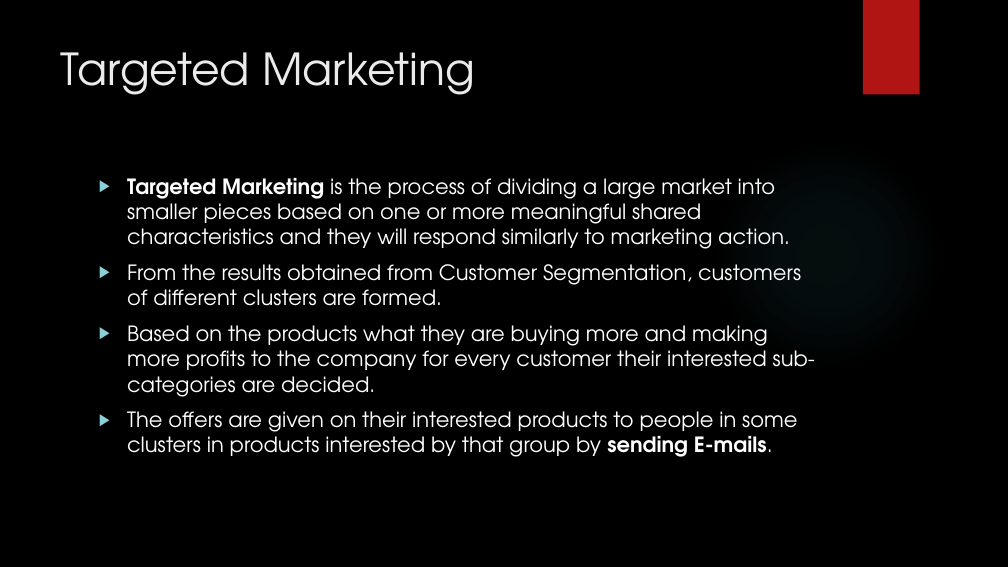
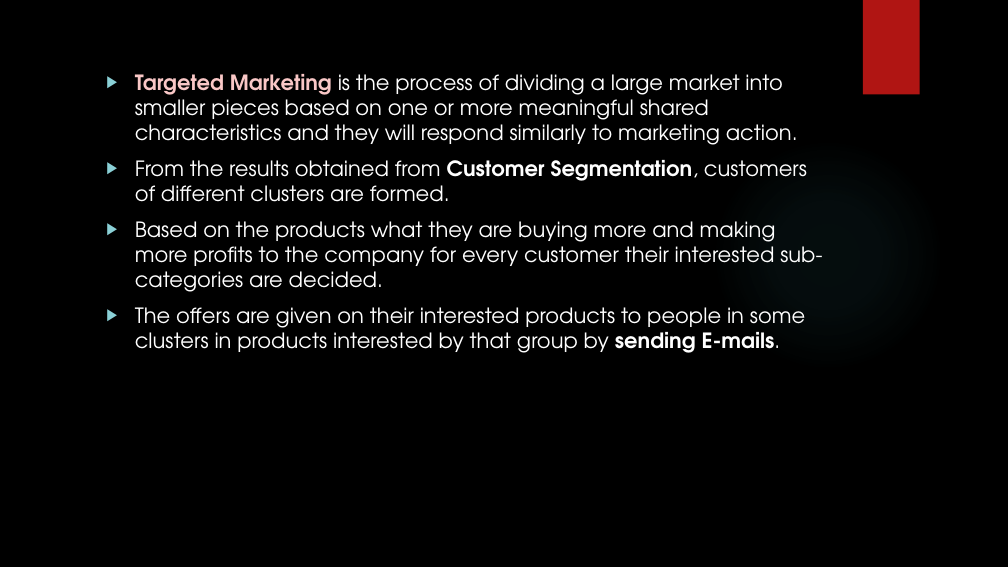
Before and after one commit to madhuhasa/digital-alpha, a slide deck: slide 22 of project/DIGITAL MARKETING.pptx (slide 17 before the commit). Drawn at 1008x567 pixels with LibreOffice and Linux fonts; fonts in the diff are those of the drawing; background and template pictures are left out. Boxes give left, top, right and bottom in pixels: in the first picture for what was removed or moved away, otherwise in the second. Text is boxed around its words. In the diff, an @@ line names an element or a change of style, - is before the commit and + after.

```diff
--- a/project/DIGITAL MARKETING.pptx
+++ b/project/DIGITAL MARKETING.pptx
@@ title removed at (x1=61, y1=52, x2=475, y2=95) @@
-Targeted Marketing
@@ text "Targeted Marketing is the process ..." moved from (x1=127, y1=178, x2=815, y2=457) to (x1=135, y1=74, x2=822, y2=353) @@
@@ text at (x1=135, y1=74, x2=807, y2=202): text colour #FFFFFF to #F9C7C6 in "Targeted Marketing"; bold on in "Customer Segmentation," @@
```
Also in this commit, not shown: 12 other slides changed, 14 slides added, 2 slides removed.
